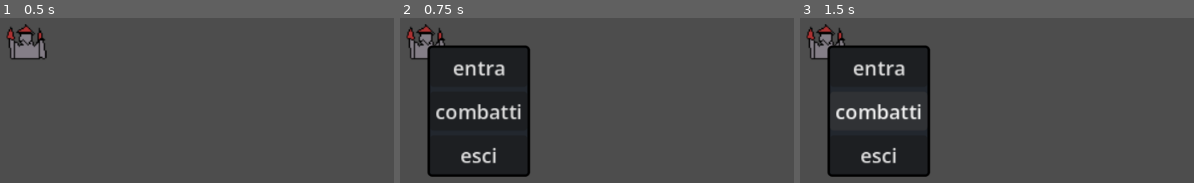
Above: before the commit, frames 1-3 (left to right).
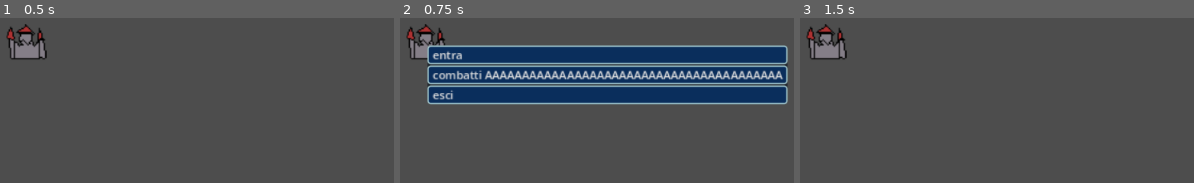
Above: after the commit, the same moments.

Repository: Fredo992/godot-project
Game: Godot game, scene res://Test folder/menutest.tscn
The game is run twice, just before and just after one commit, with the same random seed, the same clock (stepped at 60 frames per second) and the same inputs. The project has no main scene, so this scene is started directly.
Inputs (mouse positions are in pixels of both pictures, inside the frame that each line leads up to):
- Up to frame 1 (0.5 s): no input
- Up to frame 2 (0.75 s): tap Enter at 0.5 s; move the mouse to (427, 46) at 0.52 s; press the mouse at (427, 46) at 0.53 s
- Up to frame 3 (1.5 s): release the mouse at (827, 46) at 1.25 s; click (878, 112) at 1.25 s, where only the run before the commit has a clickable "combatti"

Frame 1 is identical in both runs. In frame 2, 43% of the frame differs, in the area x 6-99%, y 16-97%; in frame 3, 20%.

Commit message:
menu a tendina v1

Diff:
--- /dev/null
+++ b/Test folder/menu_tendina_grafica.tscn
@@ -0,0 +1,71 @@
+[gd_scene format=3 uid="uid://bv7qb6rtmf6d0"]
+
+[ext_resource type="StyleBox" uid="uid://yo8sl8cft5p1" path="res://style/FF7Button.tres" id="1_ygn1h"]
+[ext_resource type="StyleBox" uid="uid://mdk1rivvts73" path="res://style/PressedButton.tres" id="2_0kqdd"]
+[ext_resource type="StyleBox" uid="uid://bipcs04h6m5kn" path="res://style/HoverButton.tres" id="3_mxpxc"]
+
+[node name="MenuTendinaGrafica" type="Control" unique_id=279312385]
+layout_mode = 3
+anchors_preset = 15
+anchor_right = 1.0
+anchor_bottom = 1.0
+grow_horizontal = 2
+grow_vertical = 2
+
+[node name="Panel" type="Panel" parent="." unique_id=984795606]
+layout_mode = 0
+offset_left = 274.0
+offset_top = 131.0
+offset_right = 367.0
+offset_bottom = 212.0
+
+[node name="VBoxContainer" type="VBoxContainer" parent="Panel" unique_id=632643540]
+layout_mode = 0
+offset_right = 93.0
+offset_bottom = 81.0
+theme_override_constants/separation = 1
+
+[node name="Button11" type="Button" parent="Panel/VBoxContainer" unique_id=718503804]
+layout_mode = 2
+theme_override_font_sizes/font_size = 9
+theme_override_styles/normal = ExtResource("1_ygn1h")
+theme_override_styles/pressed = ExtResource("1_ygn1h")
+theme_override_styles/hover = ExtResource("1_ygn1h")
+text = "PROVA"
+alignment = 0
+
+[node name="Button" type="Button" parent="Panel/VBoxContainer" unique_id=1182305657]
+layout_mode = 2
+theme_override_font_sizes/font_size = 9
+theme_override_styles/normal = ExtResource("1_ygn1h")
+theme_override_styles/pressed = ExtResource("2_0kqdd")
+theme_override_styles/hover = ExtResource("3_mxpxc")
+text = "PROVA"
+alignment = 0
+
+[node name="Button2" type="Button" parent="Panel/VBoxContainer" unique_id=1963409879]
+layout_mode = 2
+
+[node name="Button3" type="Button" parent="Panel/VBoxContainer" unique_id=2020590722]
+layout_mode = 2
+
+[node name="Button4" type="Button" parent="Panel/VBoxContainer" unique_id=577569180]
+layout_mode = 2
+
+[node name="Button5" type="Button" parent="Panel/VBoxContainer" unique_id=1195986461]
+layout_mode = 2
+
+[node name="Button6" type="Button" parent="Panel/VBoxContainer" unique_id=721140038]
+layout_mode = 2
+
+[node name="Button7" type="Button" parent="Panel/VBoxContainer" unique_id=1481186566]
+layout_mode = 2
+
+[node name="Button8" type="Button" parent="Panel/VBoxContainer" unique_id=748684515]
+layout_mode = 2
+
+[node name="Button9" type="Button" parent="Panel/VBoxContainer" unique_id=1189461347]
+layout_mode = 2
+
+[node name="Button10" type="Button" parent="Panel/VBoxContainer" unique_id=1372621658]
+layout_mode = 2
--- a/classes/ui/menu/popup_menu.gd
+++ b/classes/ui/menu/popup_menu.gd
@@ -1,9 +1,33 @@
 extends Control
 
+var button_style_normal = preload("res://style/FF7Button.tres")
+var button_style_hover = preload("res://style/HoverButton.tres")
+var button_style_pressed = preload("res://style/PressedButton.tres")
+
 func _on_instance(options: Dictionary[String, Callable]):
+	$SfondoMenu/OptionsContainer.add_theme_constant_override("separation", 1)
 	for key in options.keys():
 		var newButton = Button.new()
-		newButton.text = key
-		newButton.pressed.connect(options[key])
-		newButton.mouse_filter = Control.MOUSE_FILTER_STOP
+		_set_button_styles(newButton)
+		_set_button_font(newButton)
+		_setup_button_behavior(newButton, key, options[key])
 		$SfondoMenu/OptionsContainer.add_child(newButton)
+
+	if $SfondoMenu/OptionsContainer.get_child_count() > 0:
+		$SfondoMenu/OptionsContainer.get_child(0).grab_focus()
+
+func _setup_button_behavior(button: Button, text: String, behavior: Callable):
+	button.text = text
+	button.pressed.connect(behavior)
+	button.mouse_entered.connect(button.grab_focus)
+	button.mouse_filter = Control.MOUSE_FILTER_STOP
+
+func _set_button_font(button: Button):
+	button.add_theme_font_size_override("font_size", 9)
+	button.alignment = HORIZONTAL_ALIGNMENT_LEFT
+
+func _set_button_styles(button: Button):
+	button.add_theme_stylebox_override("normal", button_style_normal)
+	button.add_theme_stylebox_override("hover", button_style_hover)
+	button.add_theme_stylebox_override("pressed", button_style_pressed)
+	button.add_theme_stylebox_override("focus", button_style_hover)
--- a/classes/ui/menu/popup_menu.tscn
+++ b/classes/ui/menu/popup_menu.tscn
@@ -4,10 +4,6 @@
 
 [sub_resource type="StyleBoxFlat" id="StyleBoxFlat_sxb7q"]
 bg_color = Color(0.13333334, 0.15294118, 0.18039216, 1)
-border_width_left = 2
-border_width_top = 2
-border_width_right = 2
-border_width_bottom = 2
 border_color = Color(0, 0, 0, 1)
 corner_radius_top_left = 3
 corner_radius_top_right = 3
--- a/map_object.gd
+++ b/map_object.gd
@@ -69,7 +69,7 @@
 
 var test_options: Dictionary[String, Callable] = {
 	"entra": func(): print("sono entrato"),
-	"combatti": func(): print("stai combattendo entrato"),
+	"combatti AAAAAAAAAAAAAAAAAAAAAAAAAAAAAAAAAAAAAAAA": func(): print("stai combattendo entrato"),
 	"esci": func(): print("sono uscito"),
 
 
--- /dev/null
+++ b/style/FF7Button.tres
@@ -0,0 +1,15 @@
+[gd_resource type="StyleBoxFlat" format=3 uid="uid://yo8sl8cft5p1"]
+
+[resource]
+content_margin_left = 4.0
+content_margin_right = 4.0
+bg_color = Color(0.039215688, 0.18039216, 0.36078432, 1)
+border_width_left = 1
+border_width_top = 1
+border_width_right = 1
+border_width_bottom = 1
+border_color = Color(0.6840299, 0.83313096, 0.8484533, 1)
+corner_radius_top_left = 2
+corner_radius_top_right = 2
+corner_radius_bottom_right = 2
+corner_radius_bottom_left = 2
--- /dev/null
+++ b/style/HoverButton.tres
@@ -0,0 +1,15 @@
+[gd_resource type="StyleBoxFlat" format=3 uid="uid://bipcs04h6m5kn"]
+
+[resource]
+content_margin_left = 4.0
+content_margin_right = 4.0
+bg_color = Color(0.09411765, 0.30980393, 0.58431375, 1)
+border_width_left = 1
+border_width_top = 1
+border_width_right = 1
+border_width_bottom = 1
+border_color = Color(0.68235296, 0.83137256, 0.84705883, 1)
+corner_radius_top_left = 1
+corner_radius_top_right = 1
+corner_radius_bottom_right = 1
+corner_radius_bottom_left = 1
--- /dev/null
+++ b/style/PressedButton.tres
@@ -0,0 +1,15 @@
+[gd_resource type="StyleBoxFlat" format=3 uid="uid://mdk1rivvts73"]
+
+[resource]
+content_margin_left = 4.0
+content_margin_right = 4.0
+bg_color = Color(0.45816642, 0.67107904, 0.96334904, 1)
+border_width_left = 1
+border_width_top = 1
+border_width_right = 1
+border_width_bottom = 1
+border_color = Color(0.68235296, 0.83137256, 0.84705883, 1)
+corner_radius_top_left = 1
+corner_radius_top_right = 1
+corner_radius_bottom_right = 1
+corner_radius_bottom_left = 1
